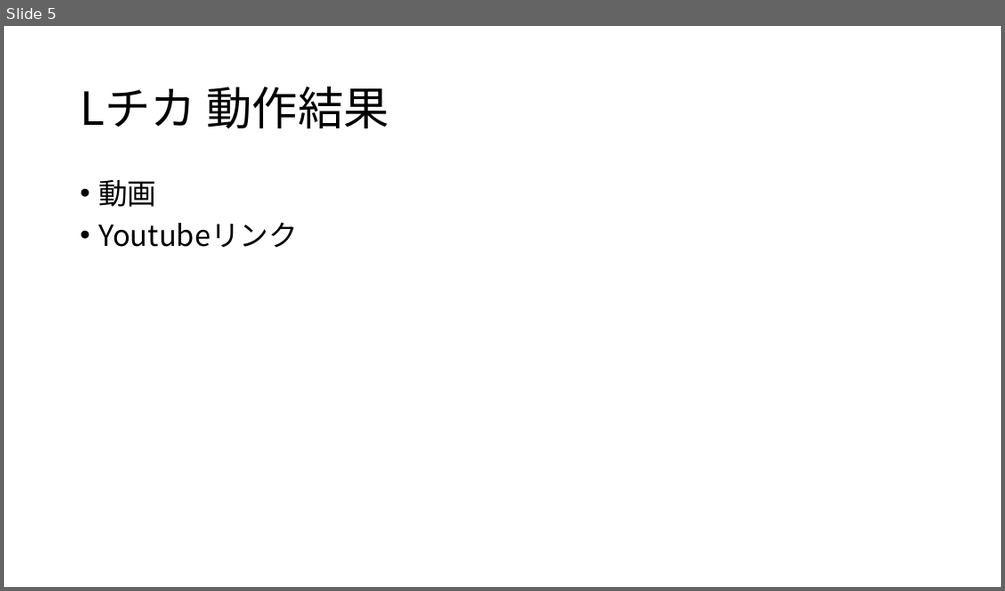
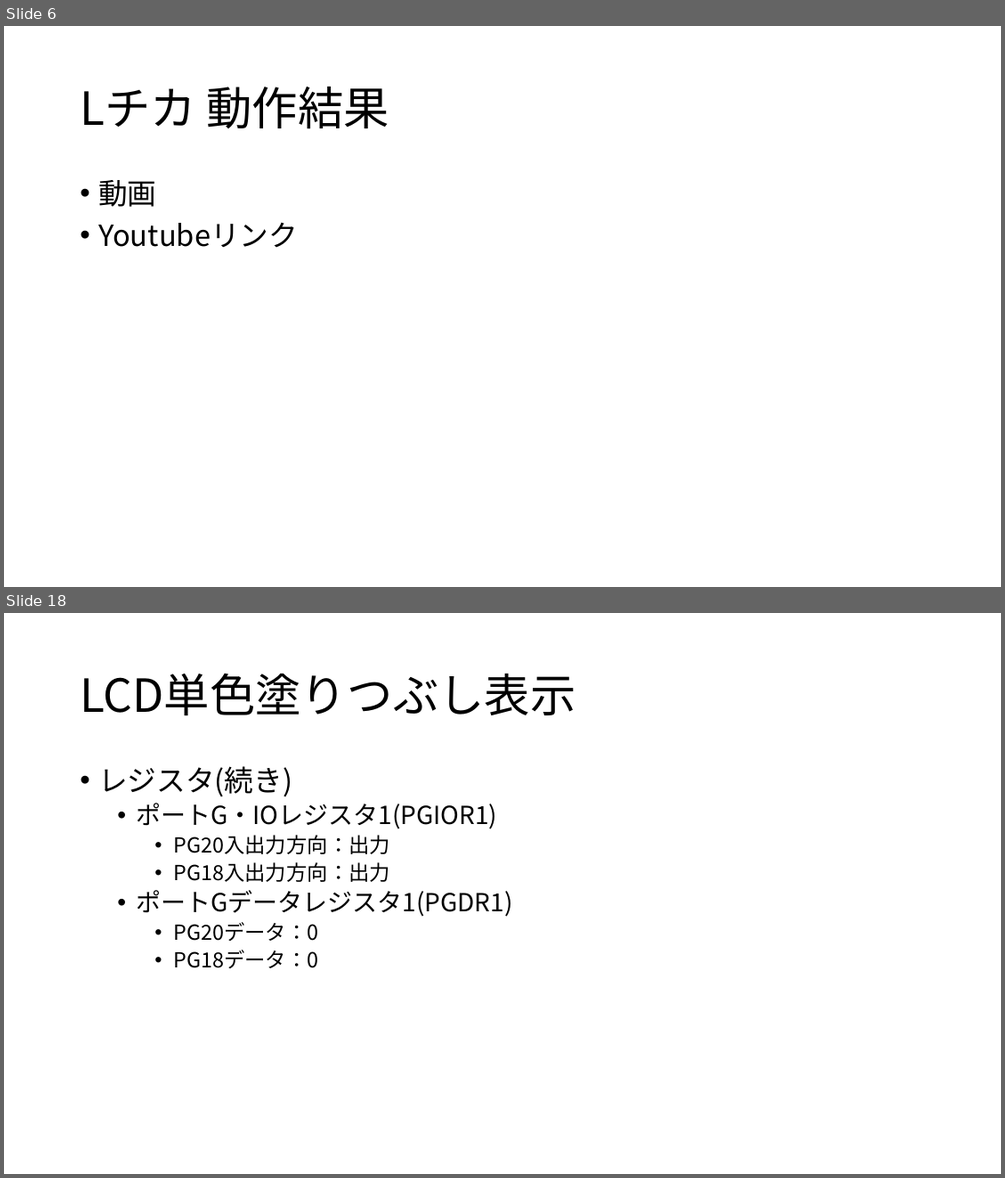
Before and after one commit to moku828/sh7262_an, a slide deck: SH7262アプリケーションノート.pptx. Shown one above the other, each under a label of ours: slide 5 before the commit, slides 6 and 18 after it; the slides between them are not shown. The pictures are 1005x591 and 1005x1178 pixels, drawn with LibreOffice and Linux fonts; fonts in the diff are those of the drawing. Boxes give left, top, right and bottom in pixels: in the first picture for what was removed or moved away, otherwise in the second. Text is boxed around its words. In the diff, an @@ line names an element or a change of style, - is before the commit and + after.

```diff
--- a/SH7262アプリケーションノート.pptx
+++ b/SH7262アプリケーションノート.pptx
@@ slide 18 added at (4, 613, 1001, 1174), background #FFFFFF @@
@@ title added at (80, 674, 575, 715), 44 pt, text #000000 @@
+LCD単色塗りつぶし表示
@@ text added at (98, 766, 512, 968), 20 pt, text #000000 @@
+• レジスタ(続き)
+  • ポートG・IOレジスタ1(PGIOR1)
+    • PG20入出力方向：出力
+    • PG18入出力方向：出力
+  • ポートGデータレジスタ1(PGDR1)
+    • PG20データ：0
+    • PG18データ：0
@@ what was slide 5 is now slide 6 @@
```
Also in this commit, not shown: 2 slides changed, 13 other slides added.
